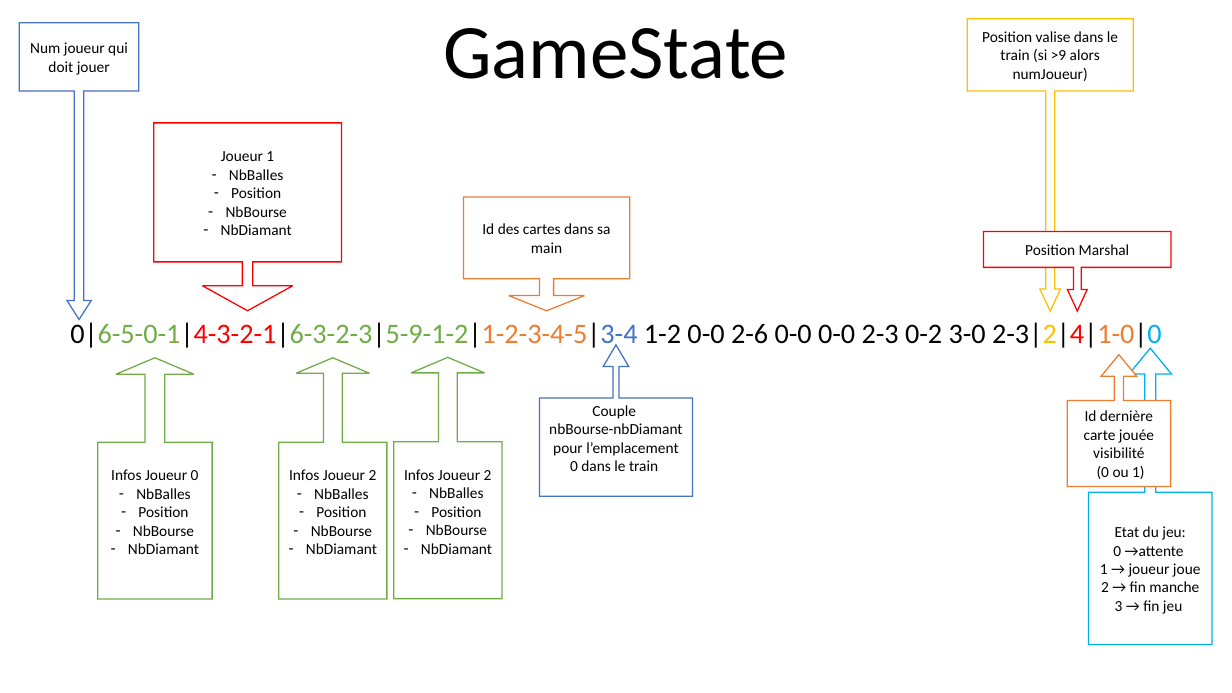
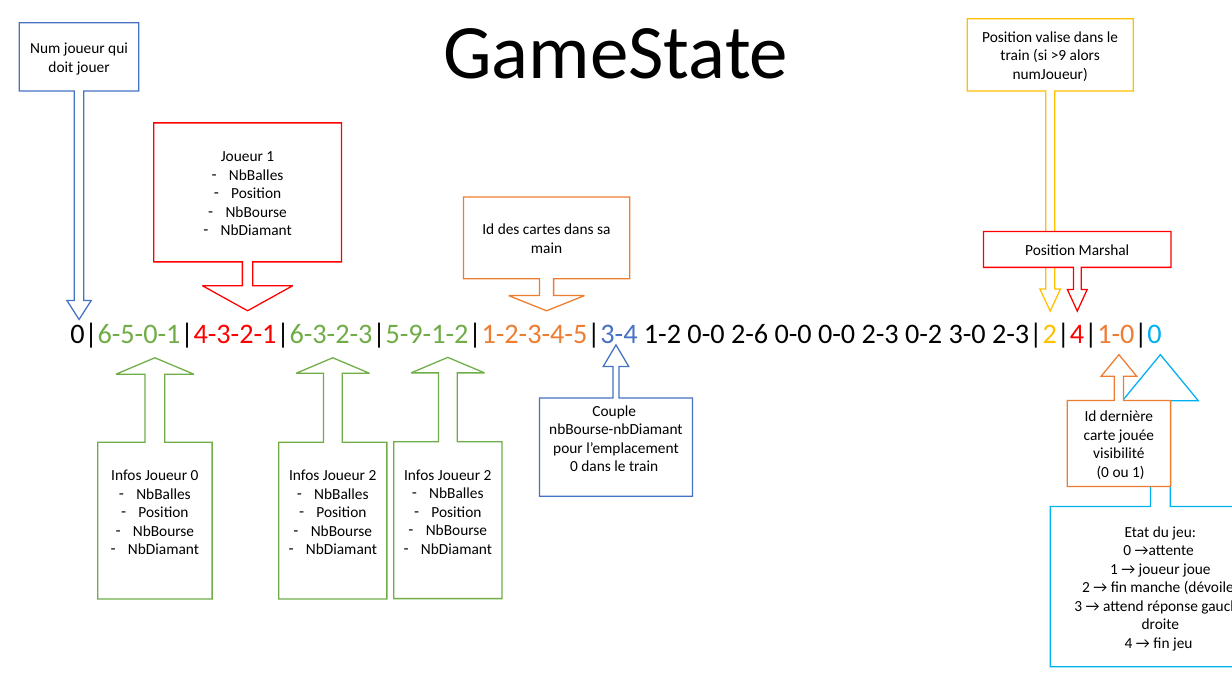
Before and after one commit to hpn789/Reseau, a slide deck: slide 3 of Documents/Descriptif.pptx. Drawn at 1232x693 pixels with LibreOffice and Linux fonts; fonts in the diff are those of the drawing. Boxes give left, top, right and bottom in pixels: in the first picture for what was removed or moved away, otherwise in the second. Text is boxed around its words. In the diff, an @@ line names an element or a change of style, - is before the commit and + after.

Commit message:
Maj descriptif

```diff
--- a/Documents/Descriptif.pptx
+++ b/Documents/Descriptif.pptx
@@ up arrow callout "Etat du jeu:": place and size @@
-up arrow callout "Etat du jeu:" at box(1089, 348, 1213, 645)
+up arrow callout "Etat du jeu:" at box(1051, 355, 1232, 667)
@@ text in up arrow callout at box(1074, 581, 1232, 651): text changed @@
-2 → fin manche
-3 → fin jeu
+2 → fin manche (dévoile)
+3 → attend réponse gauche droite
+4 → fin jeu
```
